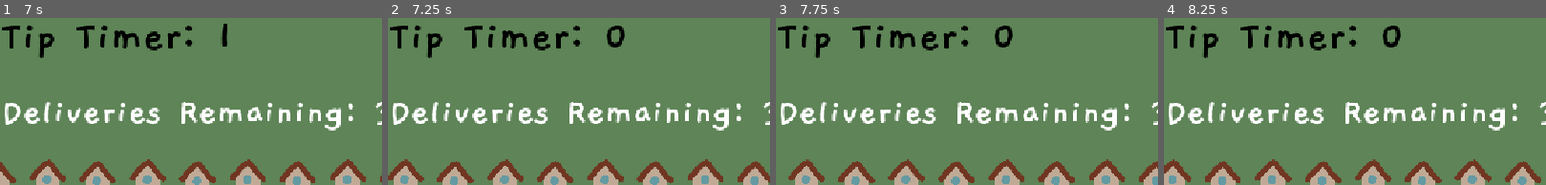
Above: before the commit, frames 1-4 (left to right).
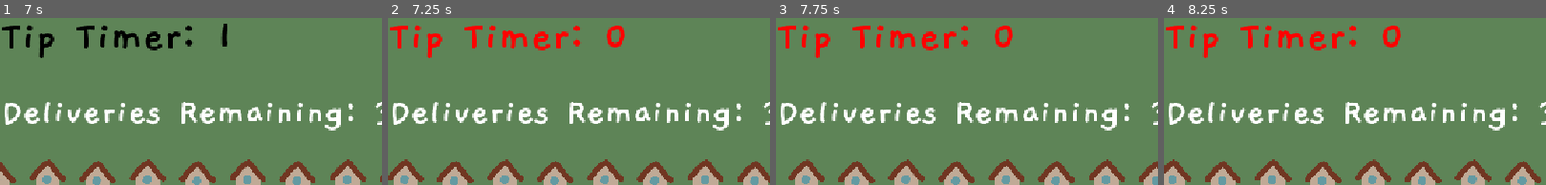
Above: after the commit, the same moments.

Repository: andreaTheCoder/brackeysgamejam
Game: Godot game, scene res://scenes/game.tscn
Two runs of this game, one before a commit and one after it. Both use one fixed random seed, a clock stepped at 60 frames per second and the inputs below.
Inputs:
- Up to frame 1 (7 s): tap Enter at 0.5 s; hold Right (forward) 0.53-1.28 s; tap Shift (deliver) at 0.6, 1.55, 2.1, 2.85, 3.8, 4.35, 5.1, 6.05, 6.6 s; hold Left (backward) 1.28-2.03 s; tap Space (button) at 1.35, 5.85 s; hold Right (forward) 2.03-3.53 s; hold Space (button) 3.53-4.28 s; hold Left (backward) 3.53-5.78 s; hold Right (forward) from 5.78 s (still down)
- Up to frame 2 (7.25 s): keep holding Right (forward)
- Up to frame 3 (7.75 s): keep holding Right (forward); tap Shift (deliver) at 7.35 s
- Up to frame 4 (8.25 s): release Right (forward) at 8.03 s; hold Left (backward) from 8.03 s (still down); hold Space (button) from 8.03 s (still down)
The pictures show only the part of the screen within x 0-50%, y 1-51%; the shares and areas given below are measured in that part.

Frame 1 is identical in both runs. In frame 2, 2.6% of the frame differs, in the area x 0-62%, y 4-24%; in frame 3, 2.6%; in frame 4, 2.6%.

Commit message:
fixed lylia's red time label bug
add the theme override in complete_delivery

Diff:
--- a/scripts/game_manager.gd
+++ b/scripts/game_manager.gd
@@ -41,10 +41,7 @@
 func _on_timer_timeout() -> void:
 	print("No tips! You ran out of time.")
 	timer.stop()
-	# Tried to make the timer turn red when out of time,
-	# but can't make it turn back to black in the target_house script,
-	# so I commented out the below line
-	#time_label.add_theme_color_override("font_color", "red")
+	time_label.add_theme_color_override("font_color", "red")
 
 
 func complete_delivery():
@@ -52,6 +49,8 @@
 	balance += (base_payment + time_remaining * difficulty)
 	Global.coins += balance
 	money.text = "$" + str(Global.coins)
+	time_label.add_theme_color_override("font_color", "black")
+
 
 # Reset button
 func checkRespawn():
